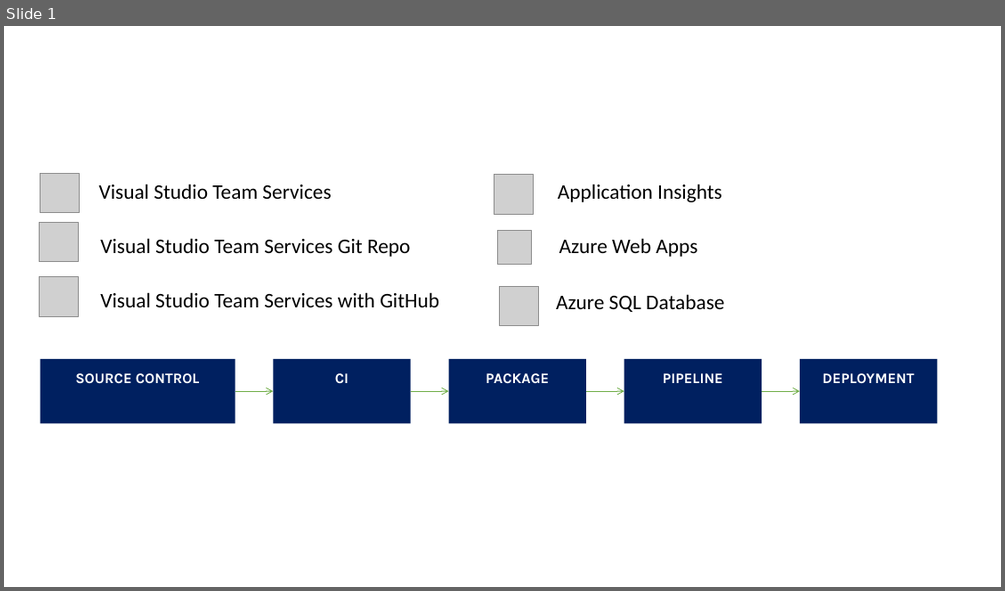
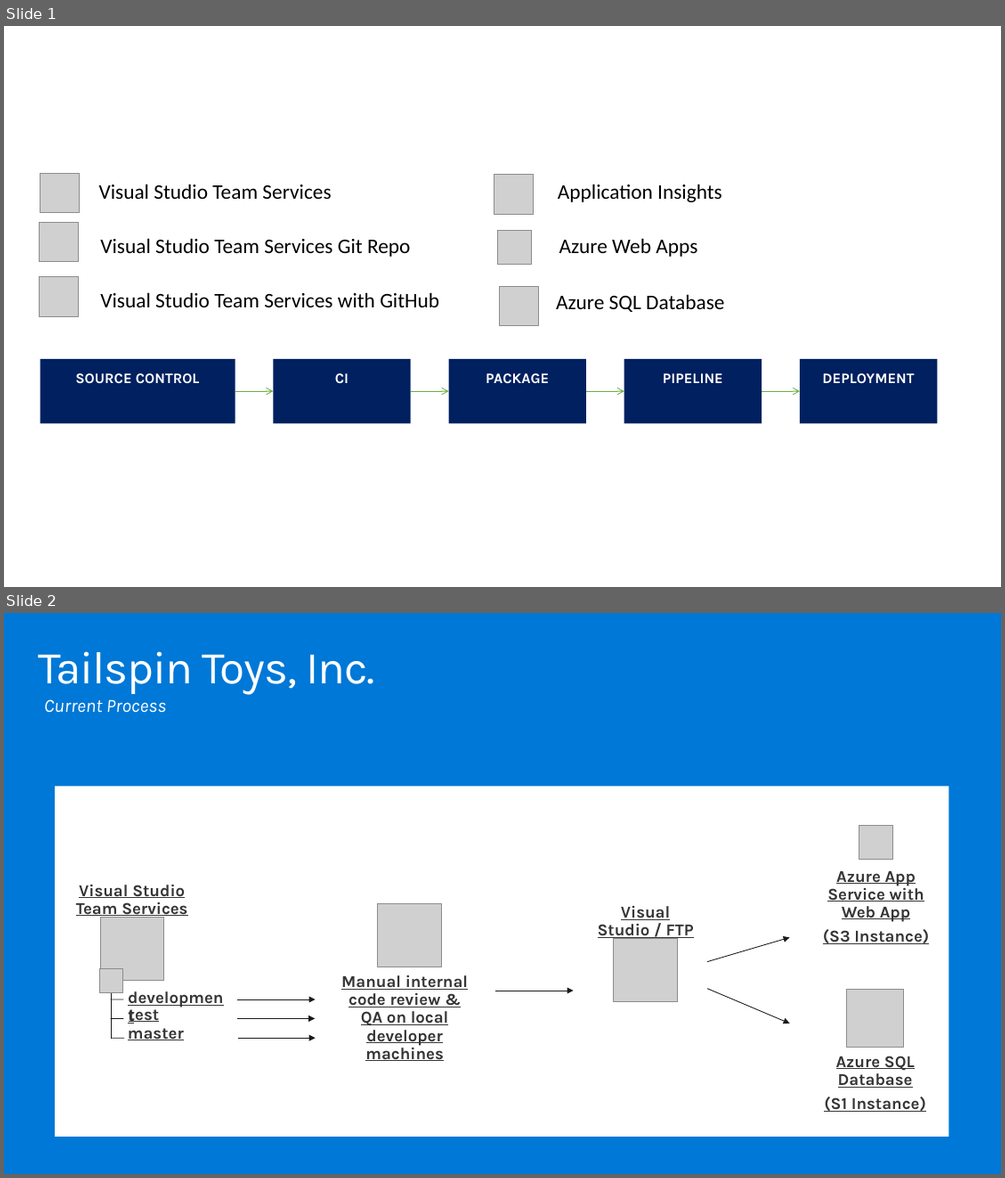
Before and after one commit to yashmadan123/MCW-Continuous-delivery-in-Azure-DevOps, a slide deck: Whiteboard design session/resources/Diagrams.pptx. Shown one above the other, each under a label of ours: slide 1 before the commit, slides 1 and 2 after it. The pictures are 1005x591 and 1005x1178 pixels, drawn with LibreOffice and Linux fonts; fonts in the diff are those of the drawing; grey boxes stand for pictures. Boxes give left, top, right and bottom in pixels: in the first picture for what was removed or moved away, otherwise in the second. Text is boxed around its words. In the diff, an @@ line names an element or a change of style, - is before the commit and + after.

```diff
--- a/Whiteboard design session/resources/Diagrams.pptx
+++ b/Whiteboard design session/resources/Diagrams.pptx
@@ slide 2 added at [4,613,1001,1174], background #0078D7 @@
@@ title added at [38,651,375,694], 44 pt, text #FFFFFF @@
+Tailspin Toys, Inc.
@@ text added at [44,699,166,713], 18 pt, text #FFFFFF, italic @@
+Current Process
@@ group added at [55,786,949,1136]: 8 texts, 6 pictures, 6 arrows, 5 lines, 1 rectangle @@
+Azure App Service with Web App
+(S3 Instance)
+Azure SQL Database
+(S1 Instance)
+Manual internal code review & QA on local developer machines
+Visual Studio / FTP
+master
+Visual Studio Team Services
+test
+development
```
Also in this commit, not shown: 1 other slide added.
